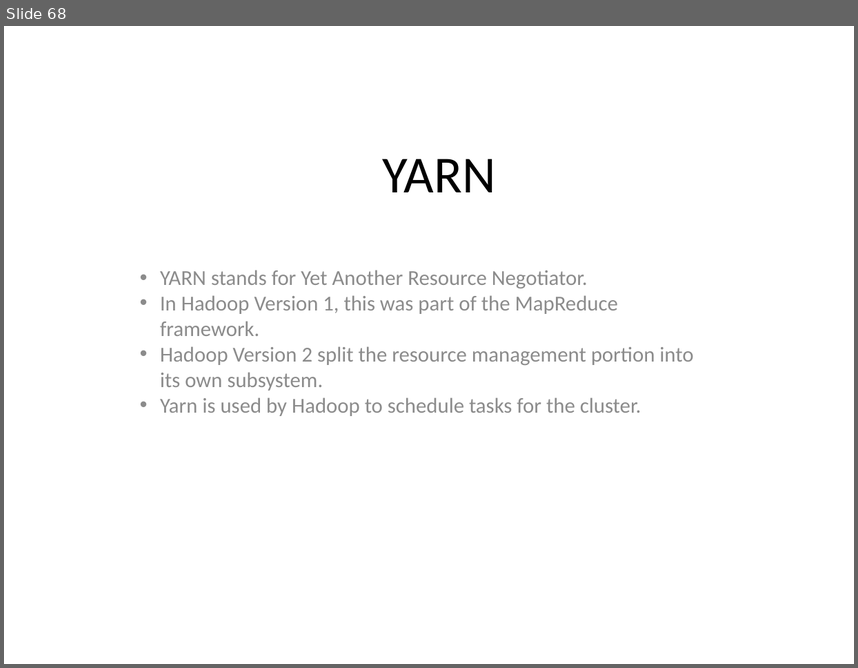
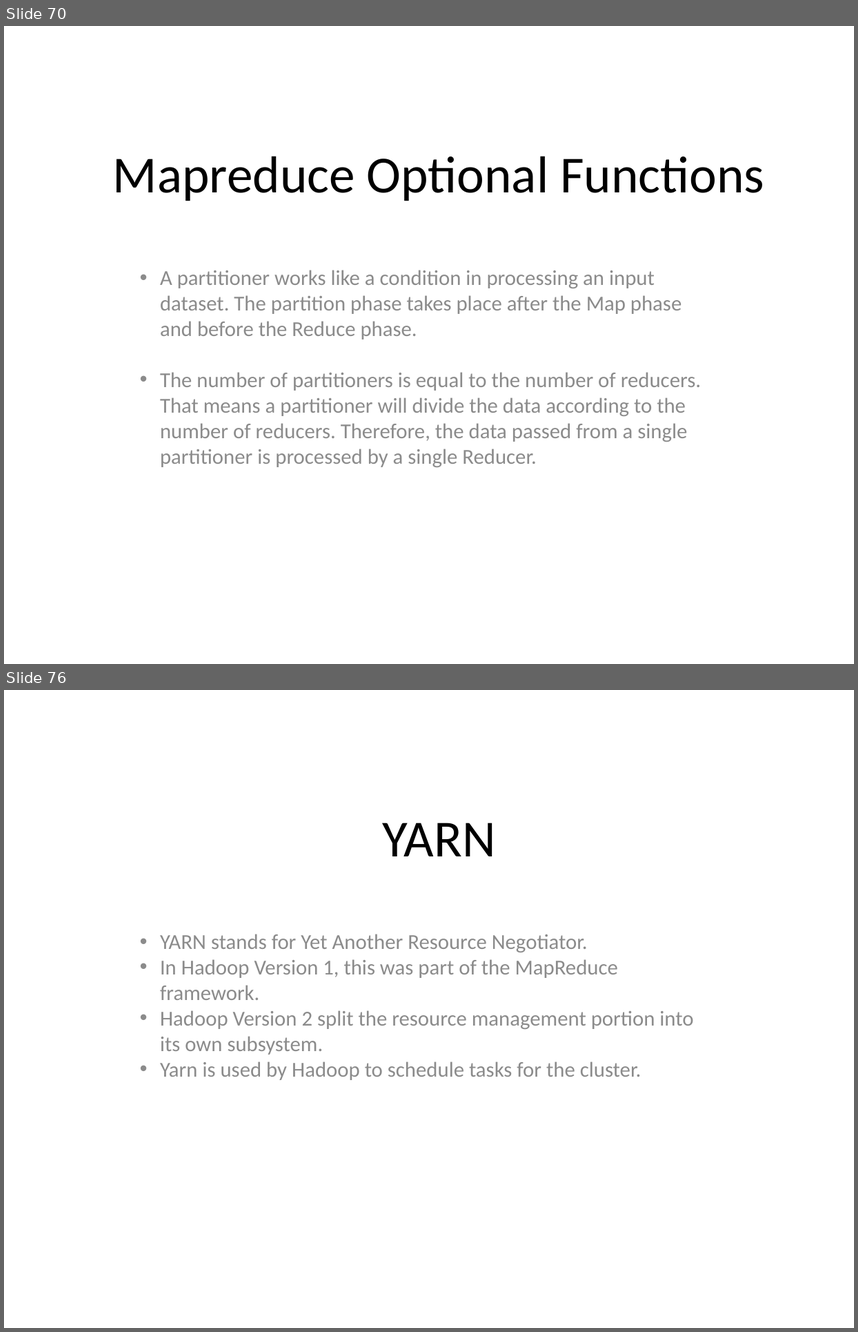
Before and after one commit to redmage123/hadoop, a slide deck: slides/The need for Big Data.pptx. Shown one above the other, each under a label of ours: slide 68 before the commit, slides 70 and 76 after it; the slides between them are not shown. The pictures are 858x668 and 858x1332 pixels, drawn with LibreOffice and Linux fonts; fonts in the diff are those of the drawing. Boxes give left, top, right and bottom in pixels: in the first picture for what was removed or moved away, otherwise in the second. Text is boxed around its words. In the diff, an @@ line names an element or a change of style, - is before the commit and + after.

Commit message:
Added sections on partioners and combiner functions in the slide show and PDF

```diff
--- a/slides/The need for Big Data.pptx
+++ b/slides/The need for Big Data.pptx
@@ slide 70 added at bbox=[4, 26, 854, 664], background #FFFFFF @@
@@ text added at bbox=[113, 156, 764, 201], 44 pt, text #000000 @@
+Mapreduce Optional Functions
@@ text added at bbox=[160, 270, 701, 467], 18 pt, text #8B8B8B @@
+• A partitioner works like a condition in processing an input dataset. The partition phase takes place after the Map phase and before the Reduce phase.
+• The number of partitioners is equal to the number of reducers. That means a partitioner will divide the data according to the number of reducers. Therefore, the data passed from a single partitioner is processed by a single Reducer.
@@ what was slide 68 is now slide 76 @@
```
Also in this commit, not shown: 7 other slides added, 4 other files.
